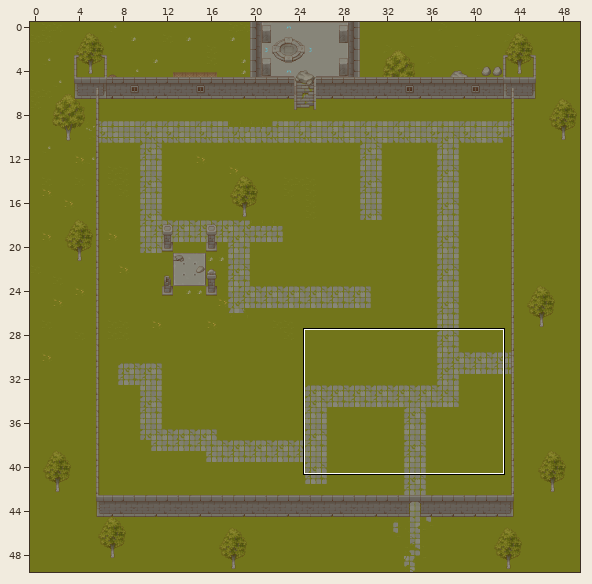
Level history. Tiled map: rsc/map.tmx. Above: a wide view before the commit, with the close-up outlined.
Close-up. As it was:
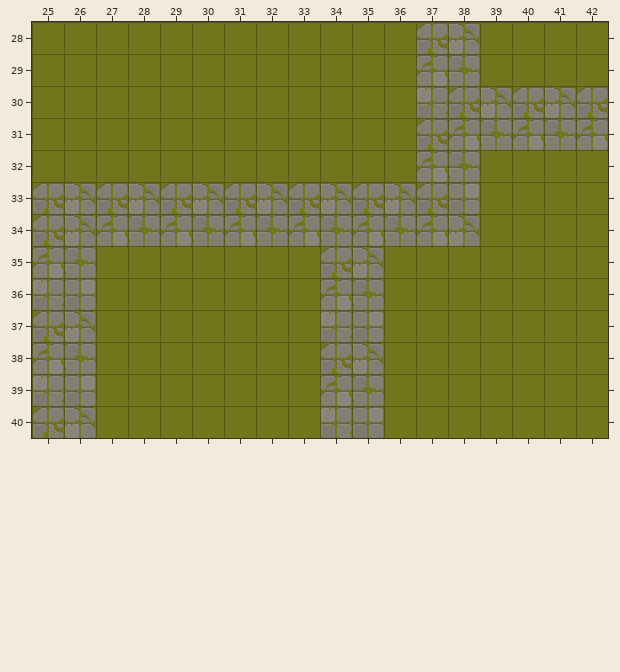
Cells are 32x32 px. Shown: x 25..42, y 28..40. The commit also changed other parts of the map, which this record leaves out.
After:
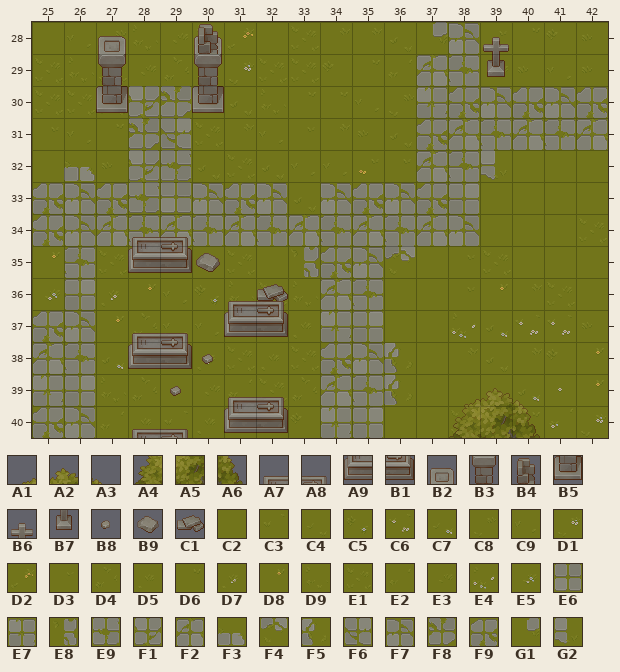
Key: from "TX Plant": A1 1, A2 2, A3 3, A4 17, A5 18, A6 19; from "TX Props": A7 41, A8 42, A9 57, B1 58, B2 91, B3 107, B4 109, B5 123, B6 151, B7 167, B8 240, B9 242, C1 249; from "TX Tileset Grass": C2 0, C3 2, C4 3, C5 5, C6 6, C7 7, C8 9, C9 11, D1 13, D2 14, D3 16, D4 17, D5 18, D6 19, D7 22, D8 23, D9 24, E1 25, E2 26, E3 27, E4 28, E5 31, E6 32, E7 33 turned 180, E8 39 turned 270, E9 40, F1 41, F2 41 turned 180, F3 43 turned 270, F4 47, F5 47 turned 270, F6 48, F7 48 turned 180, F8 49, F9 49 turned 180, G1 53, G2 59.
__ is an empty cell.
Changes in this commit:
Layer "ground":
y 28: x 27 C2 -> C8; x 30..31 C2 C2 -> E4 D2; x 37 F9 -> G1; x 39 C2 -> D3
y 29: x 27 C2 -> E1; x 30..31 C2 C2 -> D5 D1; x 39 C2 -> E3
y 30: x 27..30 C2 C2 C2 C2 -> E1 F1 F8 D4
y 31: x 28..29 C2 C2 -> F8 F6
y 32: x 26 C2 -> F3; x 28..29 C2 C2 -> F1 E9; x 39 C2 -> G2
y 33: x 28..29 F7 F9 -> E9 E6; x 33 F9 -> C4
y 35: x 25 F2 -> D8; x 28..29 C2 C2 -> C9 D4; x 33 C2 -> E8; x 36 C2 -> F4
y 36: x 25 E7 -> E5; x 31..32 C2 C2 -> D9 E1
y 37: x 28..29 C2 C2 -> D4 C9; x 31..32 C2 C2 -> D3 D3; x 38 C2 -> E4; x 40..41 C2 C2 -> C6 C6
y 38: x 28..30 C2 C2 C2 -> C5 D4 D7; x 36 C2 -> F5
y 39: x 31..32 C2 C2 -> E2 E1; x 36 C2 -> F5; x 40 C2 -> C7
y 40: x 28..29 C2 C2 -> D5 C3; x 31..32 C2 C2 -> E3 D4; x 38 C2 -> E1; x 40 C2 -> D6; x 42 C2 -> D1
Layer "upper-wall":
y 28: x 27 __ -> B2; x 30 __ -> B2
y 29: x 27 __ -> B3; x 30 __ -> B3
y 30: x 27 __ -> B5; x 30 __ -> B5
y 36: x 32 __ -> C1
Layer "deco":
y 28: x 30 __ -> B4; x 39 __ -> B6
y 29: x 39 __ -> B7
y 34: x 28..29 __ __ -> A7 A8
y 35: x 28..30 __ __ __ -> A9 B1 B9
y 36: x 31..32 __ __ -> A7 A8
y 37: x 28..29 __ __ -> A7 A8; x 31..32 __ __ -> A9 B1
y 38: x 28..30 __ __ __ -> A9 B1 B8
y 39: x 29 __ -> B8; x 31..32 __ __ -> A7 A8
y 40: x 28..29 __ __ -> A7 A8; x 31..32 __ __ -> A9 B1
Layer "bottom-wall-back":
y 39: x 38..40 __ __ __ -> A1 A2 A3
y 40: x 38 __ -> A4; x 40 __ -> A6
Layer "bottom-wall-front":
y 28: x 27 __ -> B2; x 30 __ -> B4; x 39 __ -> B6
y 29: x 27 __ -> B3; x 30 __ -> B3
y 34: x 28..29 __ __ -> A7 A8
y 36: x 31..32 __ __ -> A7 A8
y 37: x 28..29 __ __ -> A7 A8
y 39: x 31..32 __ __ -> A7 A8; x 38..40 __ __ __ -> A1 A2 A3
y 40: x 28..29 __ __ -> A7 A8; x 38..40 __ __ __ -> A4 A5 A6
